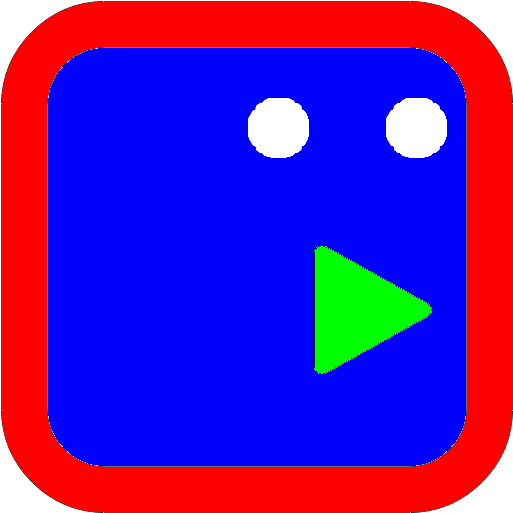
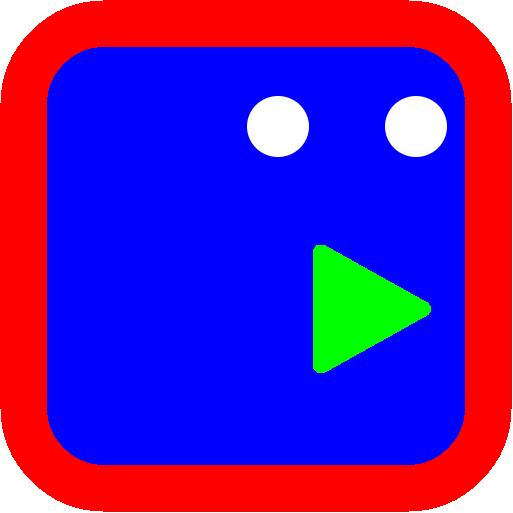
Layer changes from the first 513 × 513 image to the second:
added layer "Wklejona warstwa #1" above "Wklejona warstwa" over box(385, 96, 447, 157)
added layer "Wklejona warstwa" above "Tło" over box(247, 96, 309, 157)
renamed "BIRT.png" to "Tło", painted on it over box(0, 0, 513, 513)
